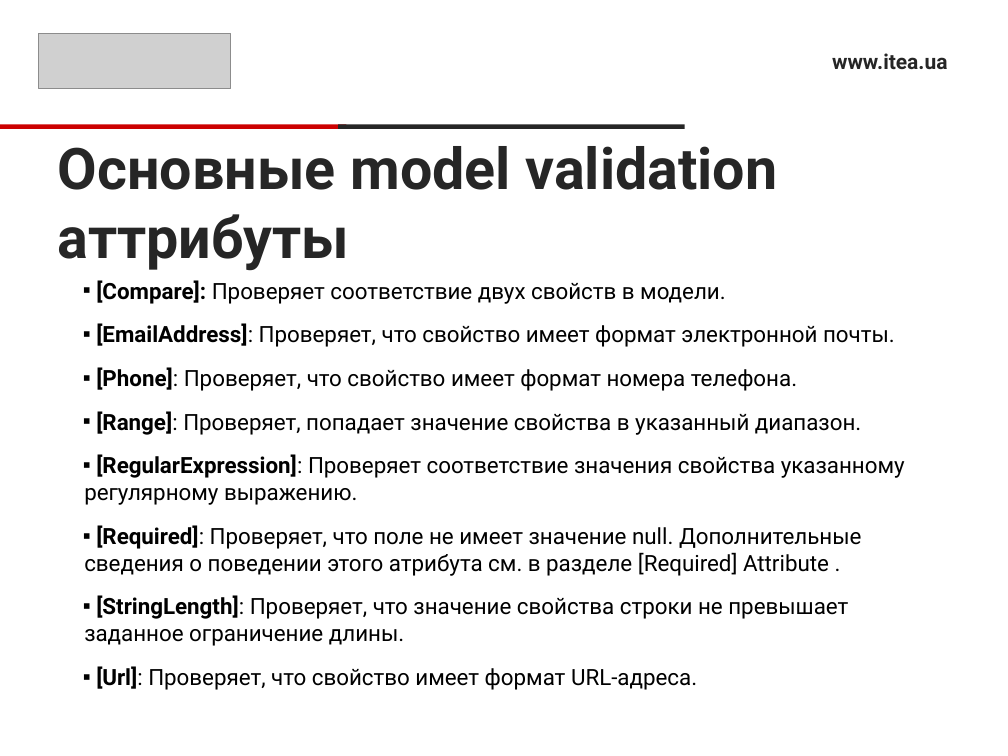
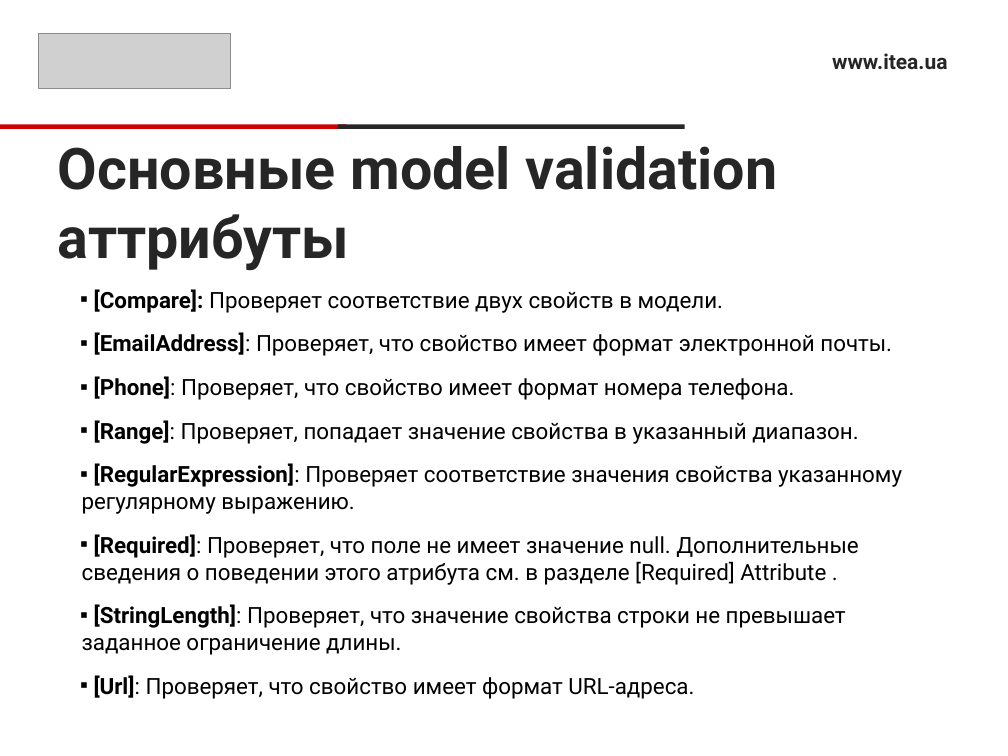
Before and after one commit to RusyaOne/NetCore_09.12.2020, a slide deck: slide 7 of 6.View/View.pptx. Drawn at 1008x756 pixels with LibreOffice and Linux fonts; fonts in the diff are those of the drawing; grey boxes stand for pictures. Boxes give left, top, right and bottom in pixels: in the first picture for what was removed or moved away, otherwise in the second. Text is boxed around its words. In the diff, an @@ line names an element or a change of style, - is before the commit and + after.

```diff
--- a/6.View/View.pptx
+++ b/6.View/View.pptx
@@ text "[Compare]: Проверяет соответствие двух свойств ..." moved from (x1=84, y1=280, x2=905, y2=690) to (x1=82, y1=289, x2=902, y2=699) @@
```
Also in this commit, not shown: 17 other files.
